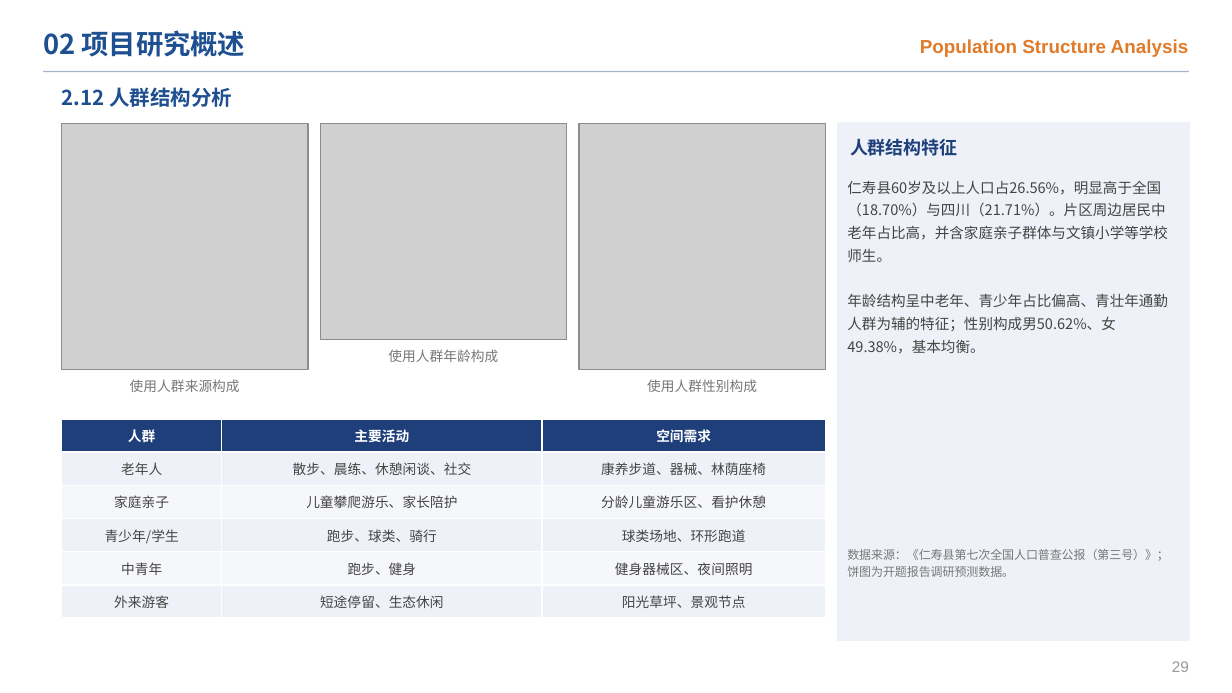
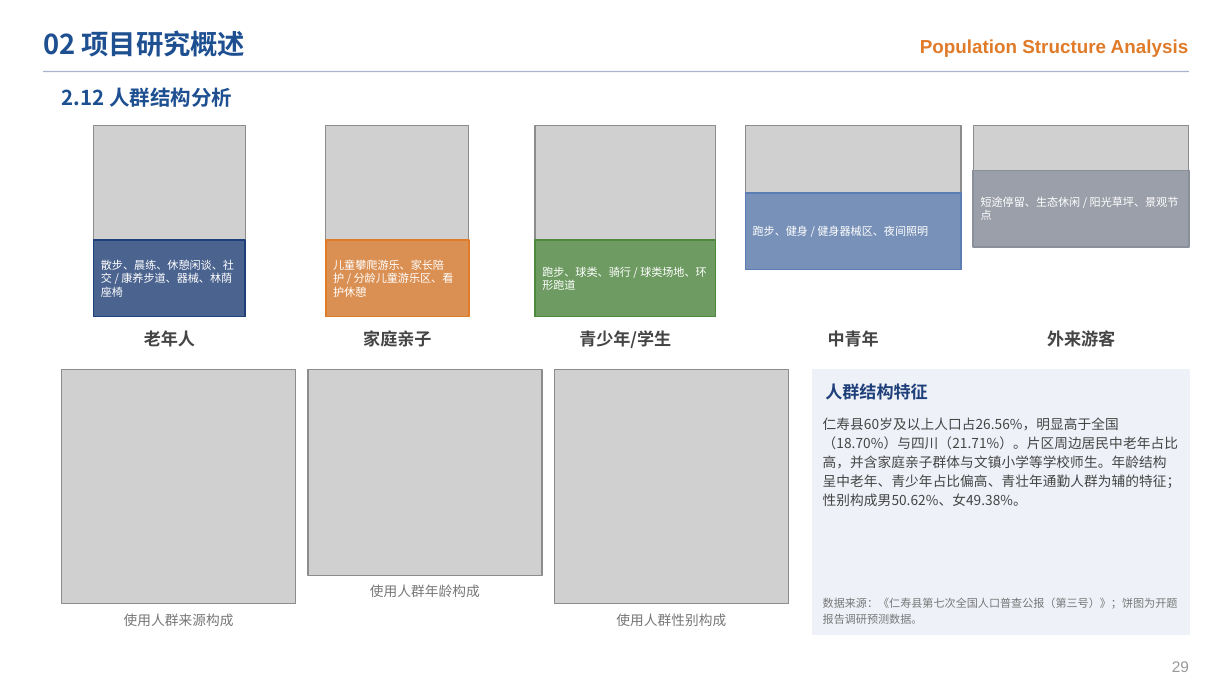
Before and after one commit to chun96309-cloud/lxfs, a slide deck: slide 31 of 跃动栖园_开题答辩PPT.pptx. Drawn at 1232x693 pixels with LibreOffice and Linux fonts; fonts in the diff are those of the drawing; grey boxes stand for pictures. Boxes give left, top, right and bottom in pixels: in the first picture for what was removed or moved away, otherwise in the second. Text is boxed around its words. In the diff, an @@ line names an element or a change of style, - is before the commit and + after.

```diff
--- a/跃动栖园_开题答辩PPT.pptx
+++ b/跃动栖园_开题答辩PPT.pptx
@@ picture added at bbox=[94, 126, 245, 317] @@
@@ picture added at bbox=[325, 126, 468, 317] @@
@@ picture added at bbox=[535, 126, 716, 317] @@
@@ picture added at bbox=[745, 126, 961, 270] @@
@@ picture added at bbox=[973, 126, 1189, 246] @@
@@ rectangle added at bbox=[973, 170, 1189, 246], fill #8A8F9C at 75% opacity, outline #8A8F9C 1 pt @@
@@ rectangle added at bbox=[745, 193, 961, 270], fill #5B7DB1 at 75% opacity, outline #5B7DB1 1 pt @@
@@ text added at bbox=[981, 197, 1179, 220], 6.5 pt, text #FFFFFF @@
+短途停留、生态休闲 / 阳光草坪、景观节点
@@ text added at bbox=[753, 226, 928, 236], 6.5 pt, text #FFFFFF @@
+跑步、健身 / 健身器械区、夜间照明
@@ rectangle added at bbox=[94, 240, 245, 317], fill #1F3F7A at 75% opacity, outline #1F3F7A 1 pt @@
@@ text added at bbox=[101, 259, 234, 297], 6.5 pt, text #FFFFFF @@
+散步、晨练、休憩闲谈、社交 / 康养步道、器械、林荫座椅
@@ rectangle added at bbox=[325, 240, 468, 317], fill #E07B2A at 75% opacity, outline #E07B2A 1 pt @@
@@ text added at bbox=[333, 259, 454, 297], 6.5 pt, text #FFFFFF @@
+儿童攀爬游乐、家长陪护 / 分龄儿童游乐区、看护休憩
@@ rectangle added at bbox=[535, 240, 716, 317], fill #4E8A3E at 75% opacity, outline #4E8A3E 1 pt @@
@@ text added at bbox=[542, 266, 706, 290], 6.5 pt, text #FFFFFF @@
+跑步、球类、骑行 / 球类场地、环形跑道
@@ text added at bbox=[144, 330, 195, 347], 10 pt, text #444444, bold @@
+老年人
@@ text added at bbox=[363, 330, 431, 347], 10 pt, text #444444, bold @@
+家庭亲子
@@ text added at bbox=[579, 330, 671, 348], 10 pt, text #444444, bold @@
+青少年/学生
@@ text added at bbox=[828, 330, 879, 347], 10 pt, text #444444, bold @@
+中青年
@@ text added at bbox=[1047, 330, 1115, 347], 10 pt, text #444444, bold @@
+外来游客
@@ picture: place and size @@
-picture at bbox=[62, 123, 308, 370]
+picture at bbox=[62, 370, 296, 604]
@@ picture: place and size @@
-picture at bbox=[320, 123, 567, 340]
+picture at bbox=[308, 370, 542, 575]
@@ picture: place and size @@
-picture at bbox=[579, 123, 825, 370]
+picture at bbox=[554, 370, 788, 604]
@@ rectangle: place and size @@
-rectangle at bbox=[838, 123, 1189, 641]
+rectangle at bbox=[813, 370, 1189, 634]
@@ text "人群结构特征": place and size @@
-text "人群结构特征" at bbox=[850, 138, 957, 156]
+text "人群结构特征" at bbox=[825, 383, 927, 400]
@@ text "人群结构特征" at bbox=[825, 383, 927, 400]: size 10.5 to 10 pt @@
@@ table removed at bbox=[62, 419, 825, 612], 6 rows, 3 columns @@
-人群 | 主要活动 | 空间需求
-老年人 | 散步、晨练、休憩闲谈、社交 | 康养步道、器械、林荫座椅
-家庭亲子 | 儿童攀爬游乐、家长陪护 | 分龄儿童游乐区、看护休憩
-青少年/学生 | 跑步、球类、骑行 | 球类场地、环形跑道
-中青年 | 跑步、健身 | 健身器械区、夜间照明
-外来游客 | 短途停留、生态休闲 | 阳光草坪、景观节点
@@ text at bbox=[823, 417, 1180, 506]: text changed; size 8.5 to 8 pt @@
-仁寿县60岁及以上人口占26.56%，明显高于全国（18.70%）与四川（21.71%）。片区周边居民中老年占比高，并含家庭亲子群体与文镇小学等学校师生。
-年龄结构呈中老年、青少年占比偏高、青壮年通勤人群为辅的特征；性别构成男50.62%、女49.38%，基本均衡。
+仁寿县60岁及以上人口占26.56%，明显高于全国（18.70%）与四川（21.71%）。片区周边居民中老年占比高，并含家庭亲子群体与文镇小学等学校师生。年龄结构呈中老年、青少年占比偏高、青壮年通勤人群为辅的特征；性别构成男50.62%、女49.38%。
@@ text "使用人群年龄构成": place and size @@
-text "使用人群年龄构成" at bbox=[388, 349, 498, 362]
+text "使用人群年龄构成" at bbox=[370, 584, 480, 597]
@@ text "数据来源：《仁寿县第七次全国人口普查公报（第三号）》；饼图为开题报告调研预测数据。": place and size @@
-text "数据来源：《仁寿县第七次全国人口普查公报（第三号）》；饼图为开题报告调研预测数据。" at bbox=[847, 549, 1169, 577]
+text "数据来源：《仁寿县第七次全国人口普查公报（第三号）》；饼图为开题报告调研预测数据。" at bbox=[823, 598, 1178, 624]
@@ text "数据来源：《仁寿县第七次全国人口普查公报（第三号）》；饼图为开题报告调研预测数据。" at bbox=[823, 598, 1178, 624]: size 7 to 6.5 pt @@
@@ text "使用人群来源构成": place and size @@
-text "使用人群来源构成" at bbox=[130, 379, 240, 392]
+text "使用人群来源构成" at bbox=[124, 613, 234, 626]
@@ text "使用人群性别构成": place and size @@
-text "使用人群性别构成" at bbox=[647, 379, 757, 392]
+text "使用人群性别构成" at bbox=[616, 613, 726, 626]
```
Also in this commit, not shown: 10 other slides changed, 1 other file.
